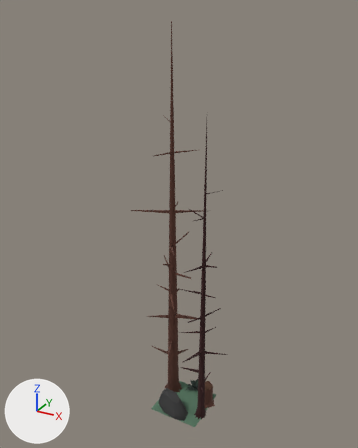
A saved change to the OBJ model game/assets/models/Tiles/Border/innerBorder.obj.
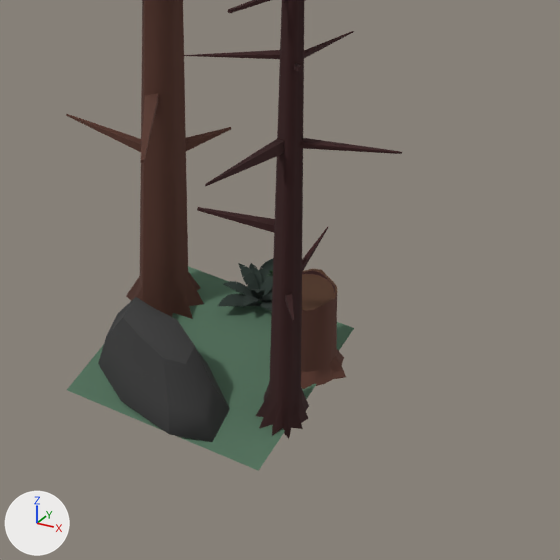
There are two pictures of each version: one whole from a 50 mm camera at (95.5, -179.4, 191.7) aimed at (-5.6, 4.3, 99.9), one close up on the part from 38% to 74% of the width and 71% to 100% of the height. Arrows for +X, +Y and +Z are at lower left; the lights stay in place. Where no turn or scale is listed for an object, it has been applied to the vertices.

Before the edit, the objects in view are built like this:
```python
me_innerborder = bpy.data.meshes.new('innerBorder')
me_innerborder.from_pydata(...)  # 2632 vertices, 2667 faces; spans x -28.0..23.0, y -18.0..22.0, z -3.0..186.0
me_innerborder.materials.append(mat_lambert2sg)  # picture img_tiletex2_png
ob_innerborder = bpy.data.objects.new('innerBorder', me_innerborder)
ob_innerborder.location = (0.0, 0.0, 0.0)
```
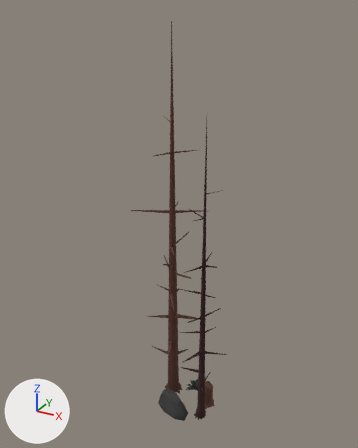
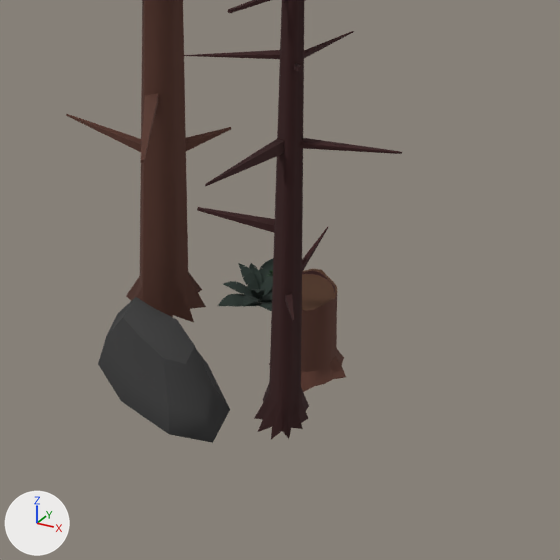
Scene script edits in JSON lines:
```json
{"block": "me_innerborder", "where": "# used by ob_innerborder; location = (0.0, 0.0, 0.0)"}
{"op": "remove", "block": "me_innerborder", "code": "me_innerborder.from_pydata(...)  # 2632 vertices, 2667 faces; spans x -28.0..23.0, y -18.0..22.0, z -3.0..186.0"}
{"op": "add", "block": "me_innerborder", "code": "me_innerborder.from_pydata(...)  # 2628 vertices, 2666 faces; spans x -28.0..23.0, y -18.0..22.0, z -3.0..186.0"}
{"block": "me_innerborder", "change": "me_innerborder part 1: the loose piece of 4 vertices spanning x -13.0..13.0, y -13.0..13.0, z 0.0 is deleted"}
{"block": "me_innerborder", "change": "me_innerborder part 2: 62 vertices moved within x -9.0..13.0, y -5.0..15.0, z 0.0..24.0"}
```

Where the change shows, as pixel boxes (x1, y1, x2, y2) in the close-ups (560 x 560 px; the box of a moved part takes in the faces that stretch with it):
```json
{"object": "innerBorder", "change": "reshaped", "before": [66, 0, 402, 471], "after": [66, 0, 402, 443]}
{"part": 1, "of": "me_innerborder", "change": "deleted", "before": [67, 266, 354, 471], "on screen": "green"}
{"part": 2, "of": "me_innerborder", "change": "moved or reshaped", "before": [166, 127, 345, 432], "after": [166, 127, 345, 437]}
```
